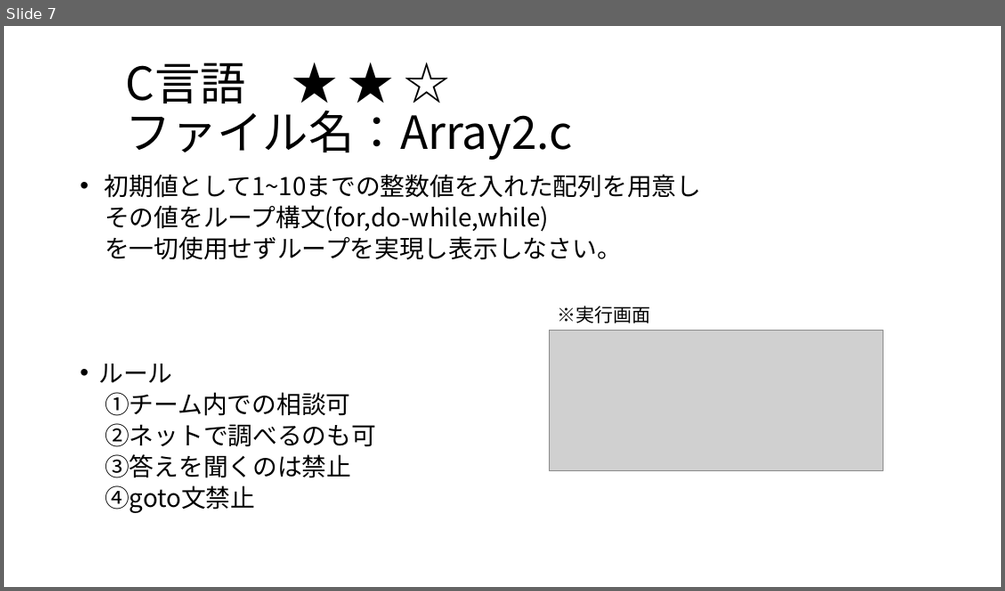
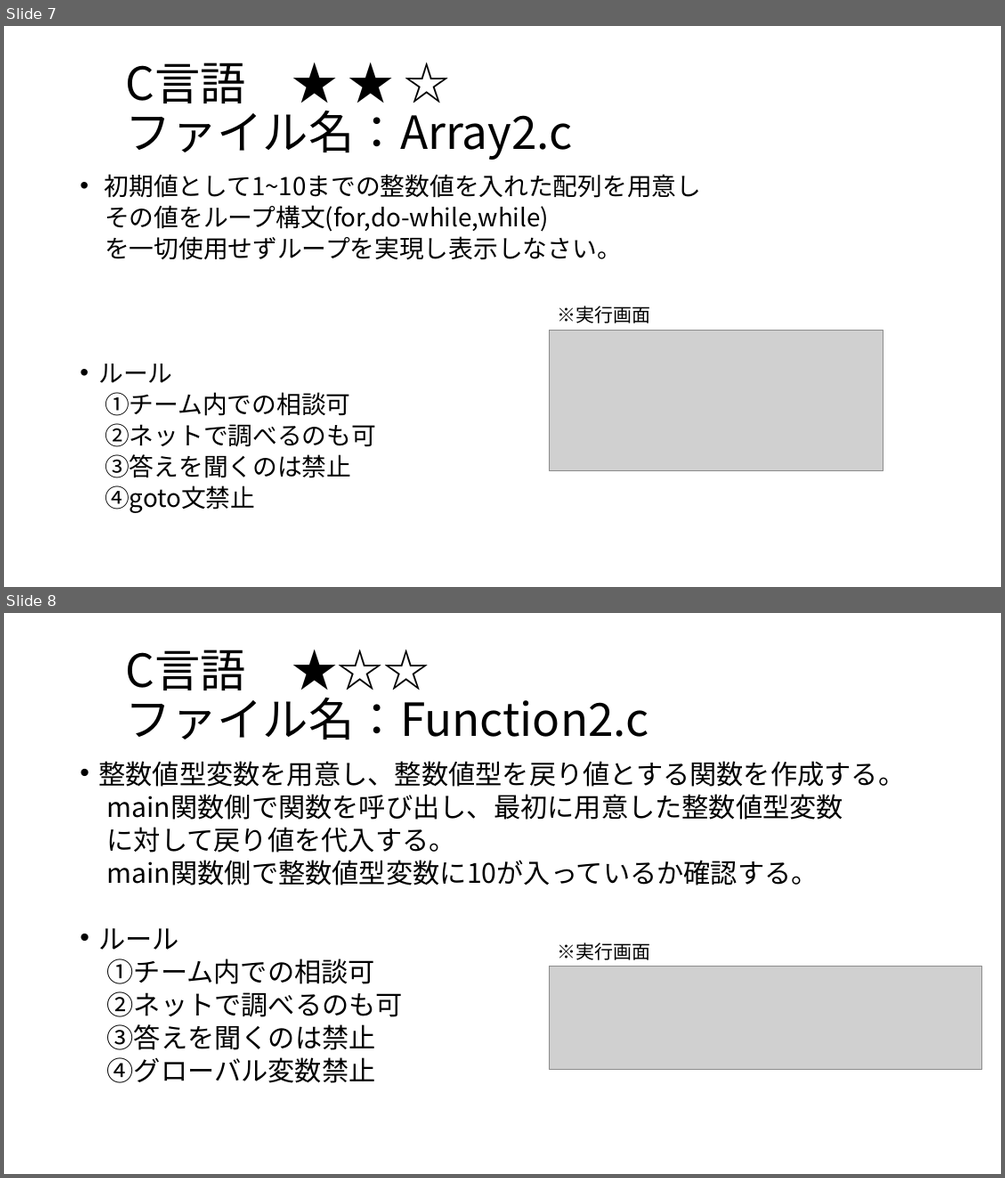
Before and after one commit to SallingProject/Subject, a slide deck: Master/No1.pptx. Shown one above the other, each under a label of ours: slide 7 before the commit, slides 7 and 8 after it. The pictures are 1005x591 and 1005x1178 pixels, drawn with LibreOffice and Linux fonts; fonts in the diff are those of the drawing; grey boxes stand for pictures. Boxes give left, top, right and bottom in pixels: in the first picture for what was removed or moved away, otherwise in the second. Text is boxed around its words. In the diff, an @@ line names an element or a change of style, - is before the commit and + after.

```diff
--- a/Master/No1.pptx
+++ b/Master/No1.pptx
@@ slide 8 added at (4, 613, 1001, 1174), background #FFFFFF @@
@@ title added at (126, 649, 649, 740), 44 pt, text #000000 @@
+C言語 ★☆☆
+ファイル名：Function2.c
@@ text added at (98, 761, 905, 1083), 25.9 pt, text #000000 @@
+• 整数値型変数を用意し、整数値型を戻り値とする関数を作成する。
+main関数側で関数を呼び出し、最初に用意した整数値型変数
+に対して戻り値を代入する。
+main関数側で整数値型変数に10が入っているか確認する。
+• ルール
+①チーム内での相談可
+②ネットで調べるのも可
+③答えを聞くのは禁止
+④グローバル変数禁止
@@ text added at (557, 942, 650, 960), 18 pt, text #000000 @@
+※実行画面
@@ picture added at (550, 966, 983, 1070) @@
```
Also in this commit, not shown: 1 other slide added.
